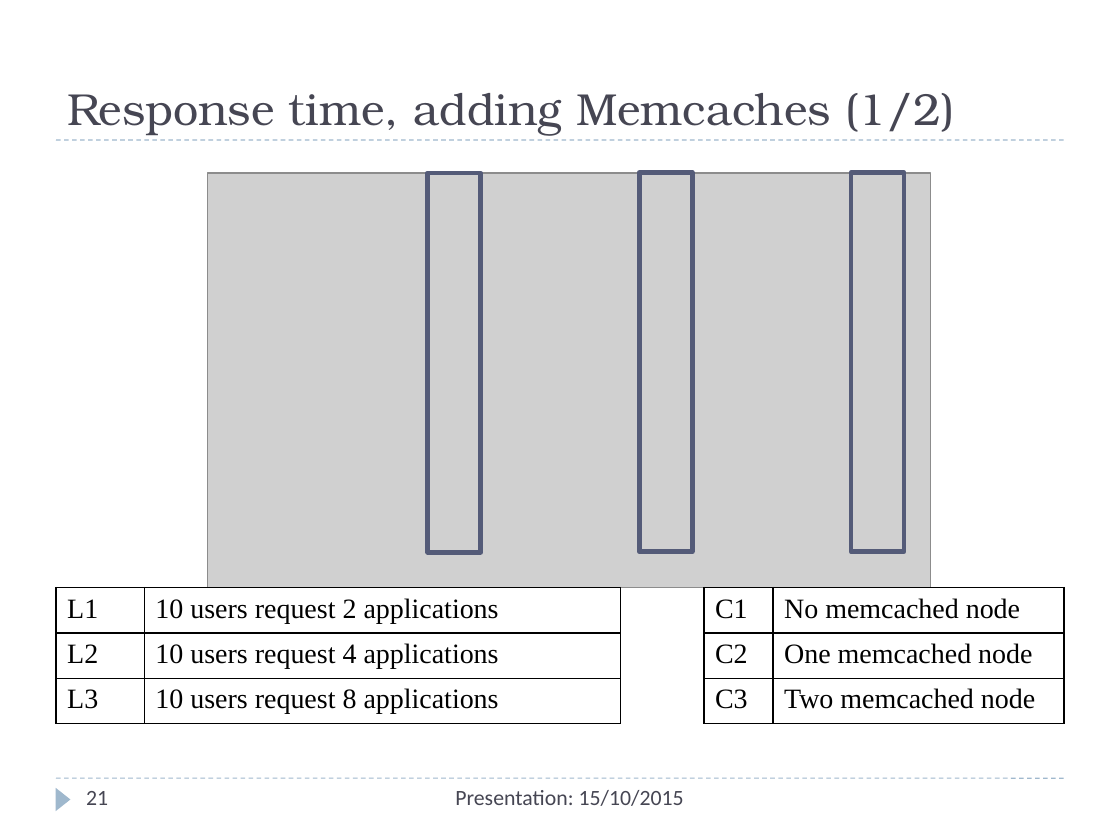
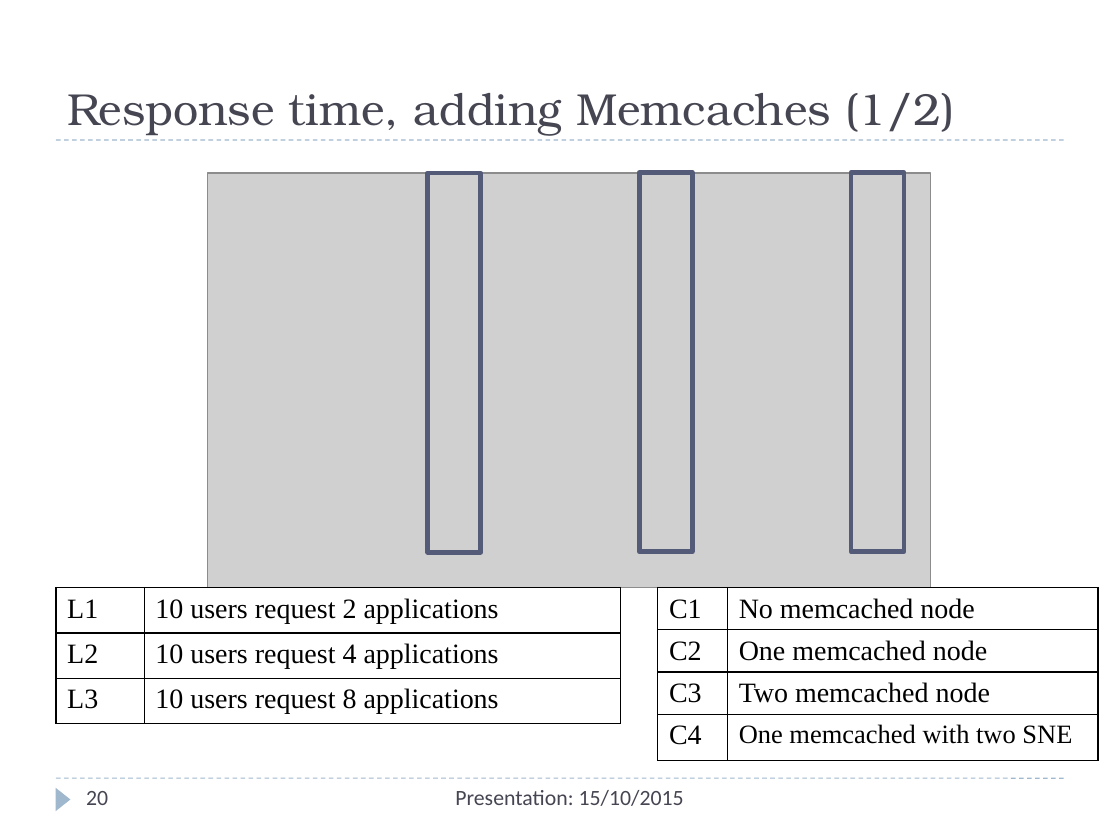
Before and after one commit to Christos-Papoulas/master_thesis, a slide deck: slide 20 of presentation/presentation.pptx (slide 21 before the commit). Drawn at 1120x840 pixels with LibreOffice and Linux fonts; fonts in the diff are those of the drawing; grey boxes stand for pictures. Boxes give left, top, right and bottom in pixels: in the first picture for what was removed or moved away, otherwise in the second. Text is boxed around its words. In the diff, an @@ line names an element or a change of style, - is before the commit and + after.

```diff
--- a/presentation/presentation.pptx
+++ b/presentation/presentation.pptx
@@ table at box(657, 588, 1098, 768) @@
+row 4: C4 | One memcached with two SNE
@@ table: place and size @@
-table at box(703, 588, 1064, 725)
+table at box(657, 588, 1098, 768)
@@ page number at box(86, 791, 108, 805): text changed @@
-21
+20
```
Also in this commit, not shown: 5 other slides changed, 1 slide added, 3 other files.
